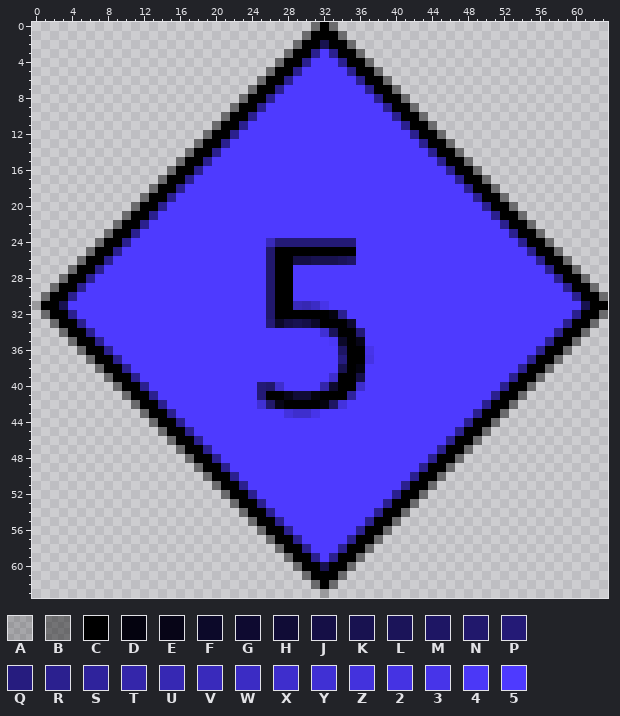
Pixel-art sprite, stored at Assets/Textures/BodyParts/bodypart_5.png. Above is the file before it was changed.
The file is 64x64 pixels. Colours within 5 levels of each other are drawn and written as one.
Palette (. is transparent): A #00000030  B #00000070  C #000000  D #04030f  E #070517  F #0c0929  G #0e0a30  H #100c36  J #150f46  K #181250  L #1b1459  M #1e1664  N #21186c  P #241a76  Q #261c7f  R #2b208f  S #2f239c  T #3426aa  U #3628b3  V #392abb  W #3b2cc4  X #3e2ecd  Y #4030d4  Z #4332dd  2 #4533e3  3 #4734e9  4 #4b38f7  5 #4e3aff
Pixels before (only the part around the change), first column x 0:
 0 ...............................BCB..............................
 1 ..............................BCCCB.............................
 2 .............................BCCKCCB............................
 3 ............................BCCR5RCCB...........................
 4 ...........................BCCR555RCCB..........................
 5 ..........................BCCR55555RCCB.........................
 6 .........................BCCR5555555RCCB........................
 7 ........................BCCR555555555RCCB.......................
 8 .......................BCCR55555555555RCCB......................
 9 ......................BCCR5555555555555RCCB.....................
10 .....................BCCR555555555555555RCCB....................
11 ....................BCCR55555555555555555RCCB...................
12 ...................BCCR5555555555555555555RCCB..................
13 ..................BCCR555555555555555555555RCCB.................
14 .................BCCR55555555555555555555555RCCB................
15 ................BCCR5555555555555555555555555RCCB...............
16 ...............BCCR555555555555555555555555555RCCB..............
17 ..............BCCR55555555555555555555555555555RCCB.............
18 .............BCCR5555555555555555555555555555555RCCB............
19 ............BCCR555555555555555555555555555555555RCCB...........
20 ...........BCCR55555555555555555555555555555555555RCCB..........
21 ..........BCCR5555555555555555555555555555555555555RCCB.........
22 .........BCCR555555555555555555555555555555555555555RCCB........
23 ........BCCR55555555555555555555555555555555555555555RCCB.......
24 .......BCCR555555555555555VPPPPPPPPP555555555555555555RCCB......
25 ......BCCR5555555555555555NCCCCCCCCC5555555555555555555RCCB.....
26 .....BCCR55555555555555555NCCJJKKKLM55555555555555555555RCCB....
27 ....BCCR555555555555555555NCC5555555555555555555555555555RCCB...
28 ...BCCR5555555555555555555NCC55555555555555555555555555555RCCB..
29 ..BCCR55555555555555555555NCC555555555555555555555555555555RCCB.
30 .BCCR555555555555555555555NCC5555555555555555555555555555555RCCB
31 ACCK5555555555555555555555NCCVUW35555555555555555555555555555KCC
32 .BCCR555555555555555555555NCCCCCCDR5555555555555555555555555RCCB
33 ..BCCR55555555555555555555PFJKJFCCCG55555555555555555555555RCCB.
34 ...BCCR5555555555555555555555555YLCCP555555555555555555555RCCB..
35 ....BCCR55555555555555555555555554FCE55555555555555555555RCCB...
36 .....BCCR5555555555555555555555555MCC3555555555555555555RCCB....
37 ......BCCR555555555555555555555555QCC255555555555555555RCCB.....
38 .......BCCR55555555555555555555555KCD55555555555555555RCCB......
39 ........BCCR555555555555555555555XCCJ5555555555555555RCCB.......
40 .........BCCR555555555555PNX5555TGCCX555555555555555RCCB........
41 ..........BCCR55555555555PCCEHHDCCCS555555555555555RCCB.........
42 ...........BCCR5555555555YNECCCCDMZ555555555555555RCCB..........
43 ............BCCR555555555555ZXX355555555555555555RCCB...........
44 .............BCCR5555555555555555555555555555555RCCB............
45 ..............BCCR55555555555555555555555555555RCCB.............
46 ...............BCCR555555555555555555555555555RCCB..............
47 ................BCCR5555555555555555555555555RCCB...............
48 .................BCCR55555555555555555555555RCCB................
49 ..................BCCR555555555555555555555RCCB.................
50 ...................BCCR5555555555555555555RCCB..................
51 ....................BCCR55555555555555555RCCB...................
52 .....................BCCR555555555555555RCCB....................
53 ......................BCCR5555555555555RCCB.....................
54 .......................BCCR55555555555RCCB......................
55 ........................BCCR555555555RCCB.......................
56 .........................BCCR5555555RCCB........................
57 ..........................BCCR55555RCCB.........................
58 ...........................BCCR555RCCB..........................
59 ............................BCCR5RCCB...........................
60 .............................BCCKCCB............................
61 ..............................BCCCB.............................
62 ...............................BCB..............................
63 ................................A...............................
And afterwards:
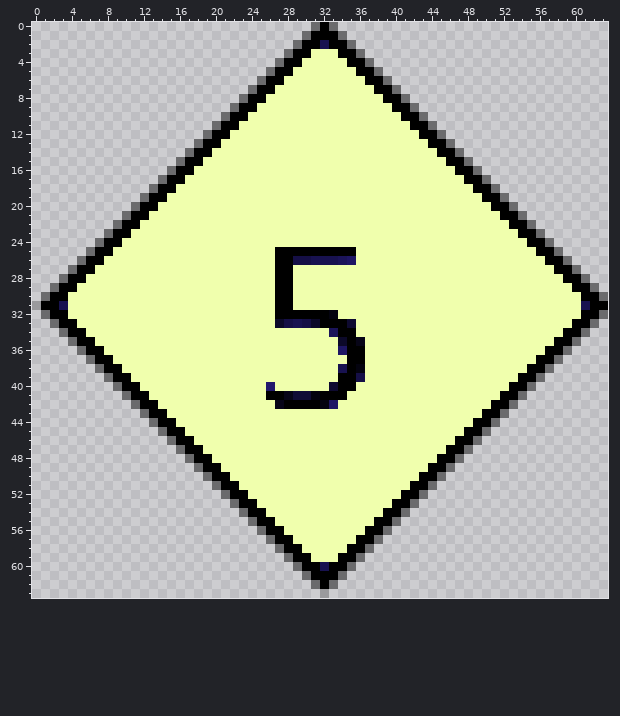
Change:
colour 5: #4e3aff -> #f0ffad
Changed rows in their new state; - is a pixel that keeps its letter.
first column x 4:
 3 ---------------------------5-5---------------------------
 4 --------------------------5---5--------------------------
 5 -------------------------5-----5-------------------------
 6 ------------------------5-------5------------------------
 7 -----------------------5---------5-----------------------
 8 ----------------------5-----------5----------------------
 9 ---------------------5-------------5---------------------
10 --------------------5---------------5--------------------
11 -------------------5-----------------5-------------------
12 ------------------5-------------------5------------------
13 -----------------5---------------------5-----------------
14 ----------------5-----------------------5----------------
15 ---------------5-------------------------5---------------
16 --------------5---------------------------5--------------
17 -------------5-----------------------------5-------------
18 ------------5-------------------------------5------------
19 -----------5---------------------------------5-----------
20 ----------5-----------------------------------5----------
21 ---------5-------------------------------------5---------
22 --------5---------------------------------------5--------
23 -------5-----------------------------------------5-------
24 ------5---------------5555555555------------------5------
25 -----5----------------5----------------------------5-----
26 ----5-----------------5-----------------------------5----
27 ---5------------------5------------------------------5---
28 --5-------------------5-------------------------------5--
29 -5--------------------5--------------------------------5-
30 5---------------------5---------------------------------5
31 ----------------------5--5555----------------------------
32 5---------------------5-------5-------------------------5
33 -5--------------------5--------------------------------5-
34 --5-------------------------5---5---------------------5--
35 ---5-------------------------5-----------------------5---
36 ----5----------------------------5------------------5----
37 -----5------------------------5--5-----------------5-----
38 ------5-------------------------------------------5------
39 -------5---------------------5-------------------5-------
40 --------5------------5-5----5---5---------------5--------
41 ---------5-----------5---------5---------------5---------
42 ----------5----------55-------5---------------5----------
43 -----------5------------5555-----------------5-----------
44 ------------5-------------------------------5------------
45 -------------5-----------------------------5-------------
46 --------------5---------------------------5--------------
47 ---------------5-------------------------5---------------
48 ----------------5-----------------------5----------------
49 -----------------5---------------------5-----------------
50 ------------------5-------------------5------------------
51 -------------------5-----------------5-------------------
52 --------------------5---------------5--------------------
53 ---------------------5-------------5---------------------
54 ----------------------5-----------5----------------------
55 -----------------------5---------5-----------------------
56 ------------------------5-------5------------------------
57 -------------------------5-----5-------------------------
58 --------------------------5---5--------------------------
59 ---------------------------5-5---------------------------
Boxes around the changes in both pictures, in picture pixels (x1, y1, x2, y2):
changed: (68, 49, 581, 562)
